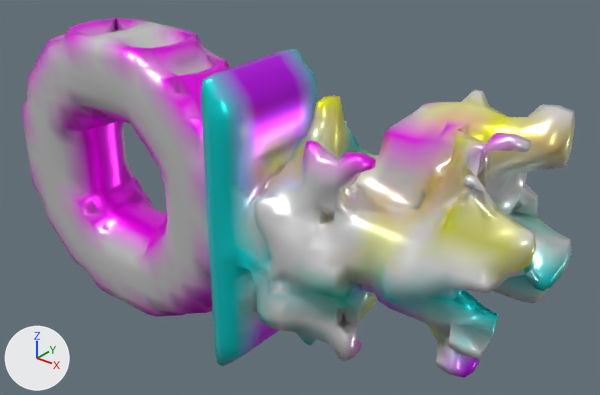
An edit to the glTF model glb/smooth/2001-3000/2707.glb, drawn before and after from the same camera.
One viewpoint serves both versions: a camera (50 mm lens) standing at (1.283, -1.399, 1.349) and looking at (0.091, 0.092, 0.425). Lighting does not change. The marker at lower left points along +X, +Y and +Z. Vertices at the same position are counted once.

Before the edit, the objects in view are built like this:
```python
mat_material_0 = bpy.data.materials.new('Material_0')
mat_material_0.use_nodes = True; mat_material_0.node_tree.nodes.clear()
_N = mat_material_0.node_tree.nodes; _L = mat_material_0.node_tree.links
n0 = _N.new('ShaderNodeBsdfPrincipled'); n0.name = 'Principled BSDF'
n0.inputs[1].default_value = 0.6  # 'Metallic'
n0.inputs[2].default_value = 0.3  # 'Roughness'
n1 = _N.new('ShaderNodeOutputMaterial'); n1.name = 'Material Output'
n2 = _N.new('ShaderNodeVertexColor'); n2.name = 'Color Attribute'
_L.new(n0.outputs[0], n1.inputs[0])  # 'BSDF' to 'Surface'
_L.new(n2.outputs[0], n0.inputs[0])  # 'Color' to 'Base Color'
me_mesh_0 = bpy.data.meshes.new('Mesh_0')
me_mesh_0.from_pydata(...)  # 2075 vertices, 4498 faces; spans x -0.8..0.79, y -0.17..0.17, z 0.0..0.8
me_mesh_0.materials.append(mat_material_0)
ob_mesh_0 = bpy.data.objects.new('Mesh_0', me_mesh_0)
ob_mesh_0.location = (0.0, 0.0, 0.0)
```
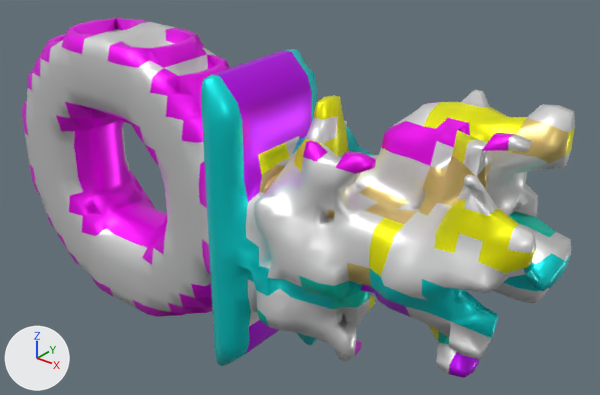
What changed in the scene script:
```text
Change mat_material_0:
    where n0 = _N.new('ShaderNodeBsdfPrincipled'); n0.name = 'Principled BSDF'
    n0.inputs[2].default_value: 0.3 -> 0.4  # 'Roughness'
Change me_mesh_0:
    used by ob_mesh_0; location = (0.0, 0.0, 0.0)
    remove me_mesh_0.from_pydata(...)  # 2075 vertices, 4498 faces; spans x -0.8..0.79, y -0.17..0.17, z 0.0..0.8
    add me_mesh_0.from_pydata(...)  # 2073 vertices, 4478 faces; spans x -0.8..0.79, y -0.17..0.17, z 0.0..0.8
    me_mesh_0 part 1
    16 faces are deleted
    8 new faces join them
    me_mesh_0 part 2
    2 vertices are removed from x -0.05, y -0.12..0.12, z 0.4
    16 faces are deleted
    8 new faces join them
    me_mesh_0 part 3: 3562 kept faces spanning x -0.8..0.79, y -0.17..0.17, z 0.0..0.8 get new vertex colours
```

Changed parts and their boxes [x1, y1, x2, y2] in the pictures (600 x 395 px):
'Mesh_0', surface changed
    both: [22, 18, 575, 378]
part 1 of me_mesh_0, cut back
    both: [29, 54, 109, 172]
part 2 of me_mesh_0, cut back
    both: [185, 197, 209, 245]
part 3 of me_mesh_0, recoloured
    both: [22, 18, 575, 378]
